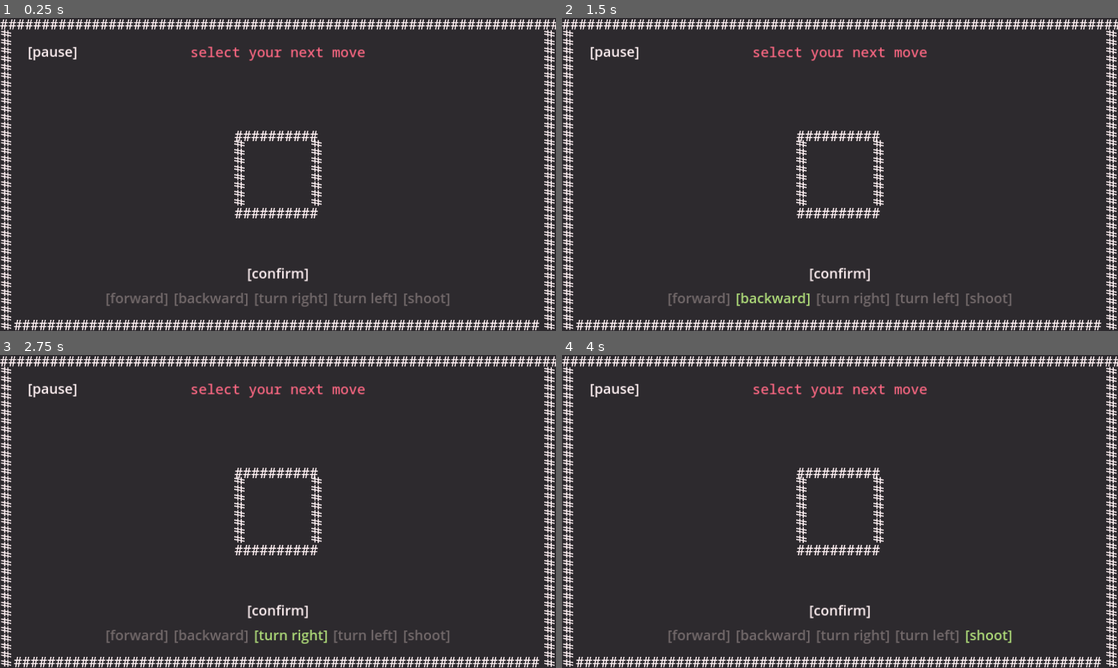
Above: before the commit, frames 1-4 (two rows, left to right).
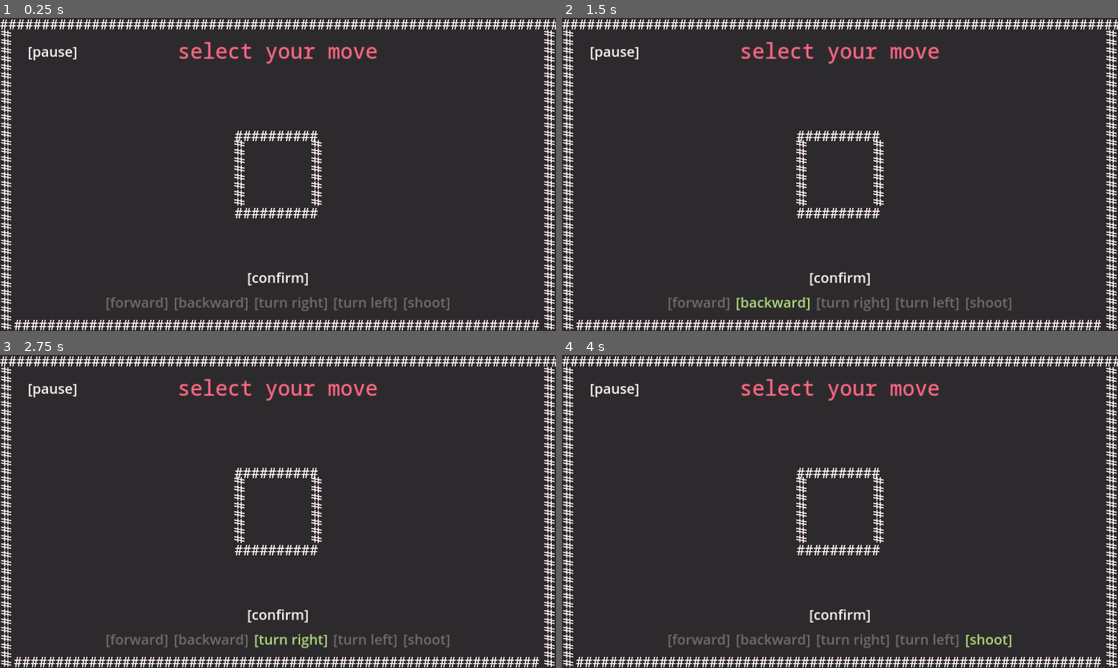
Above: after the commit, the same moments.

Repository: 4efk/new-mp-game
Game: Godot game, scene res://World/game.tscn
Two runs of this game, one before a commit and one after it. Both use one fixed random seed, a clock stepped at 60 frames per second and the inputs below. This scene is started directly instead of the project's main scene.
Inputs:
- Up to frame 1 (0.25 s): no input
- Up to frame 2 (1.5 s): click "[forward]" at 0.5 s; click "[backward]" at 1.25 s
- Up to frame 3 (2.75 s): click "[turn right]" at 2 s
- Up to frame 4 (4 s): click "[turn left]" at 2.75 s; click "[shoot]" at 3.5 s

The runs differ from the first frame. In frame 1, 2.2% of the frame differs, in the area x 19-81%, y 7-94%; in frame 2, 2.3%; in frame 3, 2.3%; in frame 4, 2.3%.
Error before the commit: Invalid access to property or key '1' on a base object of type 'Dictionary'. (res://World/game.gd:91)
Error after the commit: Invalid access to property or key '1' on a base object of type 'Dictionary'. (res://World/game.gd:94)

Commit message:
ingame UI work

Diff:
--- a/src/Player/player_winner.gd
+++ b/src/Player/player_winner.gd
@@ -2,5 +2,5 @@
 
 func _process(delta: float) -> void:
 	rotation += delta
-	global_position = get_viewport_rect().get_center()
-	global_position.y += 100
+	#global_position = Vector2(960, 700) #get_viewport_rect().get_center()
+	#global_position.y += 100
--- a/src/World/game.gd
+++ b/src/World/game.gd
@@ -9,16 +9,19 @@
 @onready var bullets: Node = $Bullets
 
 @onready var move_timer: Timer = $MoveTimer
-@onready var move_options_buttons: HBoxContainer = $Ui/SelectMove/VBoxContainer/MoveOptions
-@onready var selected_move_label: Label = $Ui/SelectedMove/SelectedMove
-@onready var select_move_ui: Control = $Ui/SelectMove
-@onready var spectating_info_ui: Control = $Ui/SpectatingInfo
+@onready var move_options_buttons: HBoxContainer = $UI/SelectMove/VBoxContainer/VBoxContainer/MoveOptions
+@onready var selected_move_label: Label = $UI/SelectedMove/SelectedMove
+@onready var select_move_ui: Control = $UI/SelectMove
+@onready var spectating_info_ui: Control = $UI/SpectatingInfo
 @onready var game_over_screen_timer: Timer = $GameOverScreenTimer
-@onready var game_over_ui: Control = $Ui/GameOver
-@onready var go_round_count: Label = $Ui/GameOver/RoundCount
+@onready var game_over_ui: Control = $UI/GameOver
+@onready var go_round_count: Label = $UI/GameOver/VBoxContainer/RoundCount
+@onready var go_winner_player: CharacterBody2D = $WinnerPlayer
+@onready var go_winner_label: Label = $UI/GameOver/VBoxContainer/WinnerLabel
+@onready var go_draw_label: Label = $UI/GameOver/VBoxContainer/DrawLabel
 
-@onready var pause_button: Button = $Ui/PauseButton
-@onready var pause_menu_ui: Control = $Ui/PauseMenu
+@onready var pause_button: Button = $UI/PauseButton
+@onready var pause_menu_ui: Control = $UI/PauseMenu
 
 @onready var game_music_player: AudioStreamPlayer = $GameMusic
 
@@ -114,6 +117,7 @@
 	select_move_ui.hide()
 	spectating_info_ui.hide()
 	selected_move_label.get_parent().hide()
+	pause_button.hide()
 	game_over_ui.show()
 	$Borders.hide()
 	go_round_count.text = 'turns: ' + str(current_round)
@@ -122,11 +126,12 @@
 		if Networking.connected_players[player]['alive']:
 			winner = player
 	if winner:
-		game_over_ui.get_node('Winner').show()
-		game_over_ui.get_node('Winner/WinnerPlayer').get_node('CustomLetter').text = Networking.connected_players[winner]['custom_letter']
-		game_over_ui.get_node('Winner/WinnerPlayer').modulate = GlobalScript.PLAYER_COLORS[Networking.connected_players[winner]['color']]
+		go_winner_label.show()
+		go_winner_player.show()
+		go_winner_player.get_node('CustomLetter').text = Networking.connected_players[winner]['custom_letter']
+		go_winner_player.modulate = GlobalScript.PLAYER_COLORS[Networking.connected_players[winner]['color']]
 	else:
-		game_over_ui.get_node('Draw').show()
+		go_draw_label.show()
 	game_over_screen_timer.start()
 
 # move select buttons
--- a/src/World/game.tscn
+++ b/src/World/game.tscn
@@ -22,9 +22,9 @@
 offset = Vector2(960, 540)
 zoom = Vector2(0.667, 0.667)
 
-[node name="Ui" type="CanvasLayer" parent="."]
-
-[node name="SelectMove" type="Control" parent="Ui"]
+[node name="UI" type="CanvasLayer" parent="."]
+
+[node name="SelectMove" type="Control" parent="UI"]
 layout_mode = 3
 anchors_preset = 15
 anchor_right = 1.0
@@ -32,35 +32,41 @@
 grow_horizontal = 2
 grow_vertical = 2
 
-[node name="Title" type="Label" parent="Ui/SelectMove"]
-custom_minimum_size = Vector2(0, 100)
-layout_mode = 1
-anchors_preset = 10
-anchor_right = 1.0
-offset_bottom = 23.0
-grow_horizontal = 2
+[node name="VBoxContainer" type="VBoxContainer" parent="UI/SelectMove"]
+layout_mode = 1
+anchors_preset = 15
+anchor_right = 1.0
+anchor_bottom = 1.0
+grow_horizontal = 2
+grow_vertical = 2
+
+[node name="Title" type="Label" parent="UI/SelectMove/VBoxContainer"]
+custom_minimum_size = Vector2(0, 150)
+layout_mode = 2
 theme_override_colors/font_color = Color(0.992157, 0.407843, 0.513726, 1)
-theme_override_fonts/font = ExtResource("2_2mgga")
-theme_override_font_sizes/font_size = 32
-text = "select your next move"
-horizontal_alignment = 1
-vertical_alignment = 2
-
-[node name="VBoxContainer" type="VBoxContainer" parent="Ui/SelectMove"]
-layout_mode = 1
-anchors_preset = 15
-anchor_right = 1.0
-anchor_bottom = 1.0
-offset_bottom = -50.0
-grow_horizontal = 2
-grow_vertical = 2
-alignment = 2
-
-[node name="ConfirmMove" type="HBoxContainer" parent="Ui/SelectMove/VBoxContainer"]
-layout_mode = 2
+theme_override_colors/font_outline_color = Color(0.176471, 0.164706, 0.180392, 1)
+theme_override_constants/outline_size = 32
+theme_override_fonts/font = ExtResource("2_2mgga")
+theme_override_font_sizes/font_size = 48
+text = "select your move"
+horizontal_alignment = 1
+vertical_alignment = 1
+
+[node name="Spacer" type="Control" parent="UI/SelectMove/VBoxContainer"]
+layout_mode = 2
+size_flags_vertical = 3
+
+[node name="VBoxContainer" type="VBoxContainer" parent="UI/SelectMove/VBoxContainer"]
+custom_minimum_size = Vector2(0, 150)
+layout_mode = 2
+
+[node name="ConfirmMove" type="HBoxContainer" parent="UI/SelectMove/VBoxContainer/VBoxContainer"]
+layout_mode = 2
+size_flags_horizontal = 5
+size_flags_vertical = 4
 alignment = 1
 
-[node name="MoveConfirmButton" type="Button" parent="Ui/SelectMove/VBoxContainer/ConfirmMove"]
+[node name="MoveConfirmButton" type="Button" parent="UI/SelectMove/VBoxContainer/VBoxContainer/ConfirmMove"]
 layout_mode = 2
 focus_mode = 0
 theme_override_colors/font_hover_color = Color(0.521569, 0.854902, 0.8, 1)
@@ -69,11 +75,24 @@
 text = "[confirm]"
 flat = true
 
-[node name="MoveOptions" type="HBoxContainer" parent="Ui/SelectMove/VBoxContainer"]
-layout_mode = 2
+[node name="ButtonBackground" type="ColorRect" parent="UI/SelectMove/VBoxContainer/VBoxContainer/ConfirmMove/MoveConfirmButton"]
+show_behind_parent = true
+layout_mode = 1
+anchors_preset = 15
+anchor_right = 1.0
+anchor_bottom = 1.0
+grow_horizontal = 2
+grow_vertical = 2
+mouse_filter = 2
+color = Color(0.176471, 0.164706, 0.180392, 1)
+
+[node name="MoveOptions" type="HBoxContainer" parent="UI/SelectMove/VBoxContainer/VBoxContainer"]
+layout_mode = 2
+size_flags_horizontal = 5
+size_flags_vertical = 4
 alignment = 1
 
-[node name="MoveButton0" type="Button" parent="Ui/SelectMove/VBoxContainer/MoveOptions"]
+[node name="MoveButton0" type="Button" parent="UI/SelectMove/VBoxContainer/VBoxContainer/MoveOptions"]
 layout_mode = 2
 focus_mode = 0
 theme_override_colors/font_hover_color = Color(0.521569, 0.854902, 0.8, 1)
@@ -84,7 +103,18 @@
 text = "[forward]"
 flat = true
 
-[node name="MoveButton1" type="Button" parent="Ui/SelectMove/VBoxContainer/MoveOptions"]
+[node name="ButtonBackground" type="ColorRect" parent="UI/SelectMove/VBoxContainer/VBoxContainer/MoveOptions/MoveButton0"]
+show_behind_parent = true
+layout_mode = 1
+anchors_preset = 15
+anchor_right = 1.0
+anchor_bottom = 1.0
+grow_horizontal = 2
+grow_vertical = 2
+mouse_filter = 2
+color = Color(0.176471, 0.164706, 0.180392, 1)
+
+[node name="MoveButton1" type="Button" parent="UI/SelectMove/VBoxContainer/VBoxContainer/MoveOptions"]
 layout_mode = 2
 focus_mode = 0
 theme_override_colors/font_hover_color = Color(0.521569, 0.854902, 0.8, 1)
@@ -95,7 +125,18 @@
 text = "[backward]"
 flat = true
 
-[node name="MoveButton2" type="Button" parent="Ui/SelectMove/VBoxContainer/MoveOptions"]
+[node name="ButtonBackground" type="ColorRect" parent="UI/SelectMove/VBoxContainer/VBoxContainer/MoveOptions/MoveButton1"]
+show_behind_parent = true
+layout_mode = 1
+anchors_preset = 15
+anchor_right = 1.0
+anchor_bottom = 1.0
+grow_horizontal = 2
+grow_vertical = 2
+mouse_filter = 2
+color = Color(0.176471, 0.164706, 0.180392, 1)
+
+[node name="MoveButton2" type="Button" parent="UI/SelectMove/VBoxContainer/VBoxContainer/MoveOptions"]
 layout_mode = 2
 focus_mode = 0
 theme_override_colors/font_hover_color = Color(0.521569, 0.854902, 0.8, 1)
@@ -106,7 +147,18 @@
 text = "[turn right]"
 flat = true
 
-[node name="MoveButton3" type="Button" parent="Ui/SelectMove/VBoxContainer/MoveOptions"]
+[node name="ButtonBackground" type="ColorRect" parent="UI/SelectMove/VBoxContainer/VBoxContainer/MoveOptions/MoveButton2"]
+show_behind_parent = true
+layout_mode = 1
+anchors_preset = 15
+anchor_right = 1.0
+anchor_bottom = 1.0
+grow_horizontal = 2
+grow_vertical = 2
+mouse_filter = 2
+color = Color(0.176471, 0.164706, 0.180392, 1)
+
+[node name="MoveButton3" type="Button" parent="UI/SelectMove/VBoxContainer/VBoxContainer/MoveOptions"]
 layout_mode = 2
 focus_mode = 0
 theme_override_colors/font_hover_color = Color(0.521569, 0.854902, 0.8, 1)
@@ -117,7 +169,18 @@
 text = "[turn left]"
 flat = true
 
-[node name="MoveButton4" type="Button" parent="Ui/SelectMove/VBoxContainer/MoveOptions"]
+[node name="ButtonBackground" type="ColorRect" parent="UI/SelectMove/VBoxContainer/VBoxContainer/MoveOptions/MoveButton3"]
+show_behind_parent = true
+layout_mode = 1
+anchors_preset = 15
+anchor_right = 1.0
+anchor_bottom = 1.0
+grow_horizontal = 2
+grow_vertical = 2
+mouse_filter = 2
+color = Color(0.176471, 0.164706, 0.180392, 1)
+
+[node name="MoveButton4" type="Button" parent="UI/SelectMove/VBoxContainer/VBoxContainer/MoveOptions"]
 layout_mode = 2
 focus_mode = 0
 theme_override_colors/font_hover_color = Color(0.521569, 0.854902, 0.8, 1)
@@ -128,7 +191,18 @@
 text = "[shoot]"
 flat = true
 
-[node name="SelectedMove" type="Control" parent="Ui"]
+[node name="ButtonBackground" type="ColorRect" parent="UI/SelectMove/VBoxContainer/VBoxContainer/MoveOptions/MoveButton4"]
+show_behind_parent = true
+layout_mode = 1
+anchors_preset = 15
+anchor_right = 1.0
+anchor_bottom = 1.0
+grow_horizontal = 2
+grow_vertical = 2
+mouse_filter = 2
+color = Color(0.176471, 0.164706, 0.180392, 1)
+
+[node name="SelectedMove" type="Control" parent="UI"]
 visible = false
 layout_mode = 3
 anchors_preset = 15
@@ -137,8 +211,8 @@
 grow_horizontal = 2
 grow_vertical = 2
 
-[node name="SelectedMove" type="Label" parent="Ui/SelectedMove"]
-custom_minimum_size = Vector2(0, 100)
+[node name="SelectedMove" type="Label" parent="UI/SelectedMove"]
+custom_minimum_size = Vector2(0, 150)
 layout_mode = 1
 anchors_preset = 12
 anchor_top = 1.0
@@ -148,12 +222,15 @@
 grow_horizontal = 2
 grow_vertical = 0
 theme_override_colors/font_color = Color(0.678431, 0.854902, 0.470588, 1)
+theme_override_colors/font_outline_color = Color(0.176471, 0.164706, 0.180392, 1)
+theme_override_constants/outline_size = 32
 theme_override_fonts/font = ExtResource("2_2mgga")
 theme_override_font_sizes/font_size = 32
 text = "selected move: "
 horizontal_alignment = 1
-
-[node name="SpectatingInfo" type="Control" parent="Ui"]
+vertical_alignment = 1
+
+[node name="SpectatingInfo" type="Control" parent="UI"]
 visible = false
 layout_mode = 3
 anchors_preset = 15
@@ -162,8 +239,8 @@
 grow_horizontal = 2
 grow_vertical = 2
 
-[node name="Label" type="Label" parent="Ui/SpectatingInfo"]
-custom_minimum_size = Vector2(0, 100)
+[node name="Label" type="Label" parent="UI/SpectatingInfo"]
+custom_minimum_size = Vector2(0, 150)
 layout_mode = 1
 anchors_preset = 12
 anchor_top = 1.0
@@ -173,12 +250,15 @@
 grow_horizontal = 2
 grow_vertical = 0
 theme_override_colors/font_color = Color(0.521569, 0.854902, 0.8, 1)
+theme_override_colors/font_outline_color = Color(0.176471, 0.164706, 0.180392, 1)
+theme_override_constants/outline_size = 32
 theme_override_fonts/font = ExtResource("2_2mgga")
 theme_override_font_sizes/font_size = 32
 text = "spectating"
 horizontal_alignment = 1
-
-[node name="GameOver" type="Control" parent="Ui"]
+vertical_alignment = 1
+
+[node name="GameOver" type="Control" parent="UI"]
 visible = false
 layout_mode = 3
 anchors_preset = 15
@@ -187,88 +267,56 @@
 grow_horizontal = 2
 grow_vertical = 2
 
-[node name="Title" type="Label" parent="Ui/GameOver"]
+[node name="VBoxContainer" type="VBoxContainer" parent="UI/GameOver"]
+layout_mode = 1
+anchors_preset = 15
+anchor_right = 1.0
+anchor_bottom = 1.0
+grow_horizontal = 2
+grow_vertical = 2
+
+[node name="Title" type="Label" parent="UI/GameOver/VBoxContainer"]
 custom_minimum_size = Vector2(0, 150)
-layout_mode = 1
-anchors_preset = 10
-anchor_right = 1.0
-offset_bottom = 23.0
-grow_horizontal = 2
+layout_mode = 2
 theme_override_colors/font_color = Color(0.992157, 0.407843, 0.513726, 1)
-theme_override_fonts/font = ExtResource("2_2mgga")
-theme_override_font_sizes/font_size = 32
+theme_override_colors/font_outline_color = Color(0.176471, 0.164706, 0.180392, 1)
+theme_override_constants/shadow_outline_size = 32
+theme_override_fonts/font = ExtResource("2_2mgga")
+theme_override_font_sizes/font_size = 48
 text = "game over!"
 horizontal_alignment = 1
+vertical_alignment = 1
+
+[node name="RoundCount" type="Label" parent="UI/GameOver/VBoxContainer"]
+layout_mode = 2
+theme_override_colors/font_color = Color(0.992157, 0.407843, 0.513726, 1)
+theme_override_fonts/font = ExtResource("2_2mgga")
+theme_override_font_sizes/font_size = 32
+text = "turns: 0"
+horizontal_alignment = 1
+vertical_alignment = 1
+
+[node name="WinnerLabel" type="Label" parent="UI/GameOver/VBoxContainer"]
+custom_minimum_size = Vector2(0, 75)
+layout_mode = 2
+theme_override_colors/font_color = Color(0.976471, 0.8, 0.423529, 1)
+theme_override_fonts/font = ExtResource("2_2mgga")
+theme_override_font_sizes/font_size = 32
+text = "winner:"
+horizontal_alignment = 1
 vertical_alignment = 2
 
-[node name="RoundCount" type="Label" parent="Ui/GameOver"]
-custom_minimum_size = Vector2(0, 200)
-layout_mode = 1
-anchors_preset = 10
-anchor_right = 1.0
-offset_bottom = 23.0
-grow_horizontal = 2
-theme_override_colors/font_color = Color(0.992157, 0.407843, 0.513726, 1)
-theme_override_fonts/font = ExtResource("2_2mgga")
-theme_override_font_sizes/font_size = 24
-text = "turns"
-horizontal_alignment = 1
-vertical_alignment = 2
-
-[node name="Winner" type="Control" parent="Ui/GameOver"]
+[node name="DrawLabel" type="Label" parent="UI/GameOver/VBoxContainer"]
 visible = false
-layout_mode = 1
-anchors_preset = 15
-anchor_right = 1.0
-anchor_bottom = 1.0
-grow_horizontal = 2
-grow_vertical = 2
-
-[node name="Label" type="Label" parent="Ui/GameOver/Winner"]
-custom_minimum_size = Vector2(0, 275)
-layout_mode = 1
-anchors_preset = 10
-anchor_right = 1.0
-offset_bottom = 23.0
-grow_horizontal = 2
+layout_mode = 2
 theme_override_colors/font_color = Color(0.976471, 0.8, 0.423529, 1)
 theme_override_fonts/font = ExtResource("2_2mgga")
 theme_override_font_sizes/font_size = 32
-text = "winner:"
-horizontal_alignment = 1
-vertical_alignment = 2
-
-[node name="WinnerPlayer" parent="Ui/GameOver/Winner" instance=ExtResource("3_2yun1")]
-position = Vector2(640, 360)
-collision_layer = 0
-collision_mask = 0
-script = ExtResource("4_083j5")
-
-[node name="Draw" type="Control" parent="Ui/GameOver"]
-visible = false
-layout_mode = 1
-anchors_preset = 15
-anchor_right = 1.0
-anchor_bottom = 1.0
-grow_horizontal = 2
-grow_vertical = 2
-
-[node name="Label" type="Label" parent="Ui/GameOver/Draw"]
-custom_minimum_size = Vector2(0, 300)
-layout_mode = 1
-anchors_preset = 15
-anchor_right = 1.0
-anchor_bottom = 1.0
-grow_horizontal = 2
-grow_vertical = 2
-theme_override_colors/font_color = Color(0.976471, 0.8, 0.423529, 1)
-theme_override_fonts/font = ExtResource("2_2mgga")
-theme_override_font_sizes/font_size = 32
 text = "draw."
 horizontal_alignment = 1
 vertical_alignment = 1
 
-[node name="PauseMenu" type="Control" parent="Ui"]
+[node name="PauseMenu" type="Control" parent="UI"]
 visible = false
 layout_mode = 3
 anchors_preset = 15
@@ -278,17 +326,17 @@
 grow_vertical = 2
 mouse_filter = 2
 
-[node name="ColorRect2" type="ColorRect" parent="Ui/PauseMenu"]
-layout_mode = 1
-anchors_preset = 15
-anchor_right = 1.0
-anchor_bottom = 1.0
-grow_horizontal = 2
-grow_vertical = 2
-mouse_filter = 2
-color = Color(0.176471, 0.164706, 0.180392, 1)
-
-[node name="Label" type="Label" parent="Ui/PauseMenu"]
+[node name="ColorRect2" type="ColorRect" parent="UI/PauseMenu"]
+layout_mode = 1
+anchors_preset = 15
+anchor_right = 1.0
+anchor_bottom = 1.0
+grow_horizontal = 2
+grow_vertical = 2
+mouse_filter = 2
+color = Color(0.176471, 0.164706, 0.180392, 1)
+
+[node name="Label" type="Label" parent="UI/PauseMenu"]
 layout_mode = 1
 anchors_preset = 5
 anchor_left = 0.5
@@ -304,7 +352,7 @@
 horizontal_alignment = 1
 vertical_alignment = 1
 
-[node name="VBoxContainer" type="VBoxContainer" parent="Ui/PauseMenu"]
+[node name="VBoxContainer" type="VBoxContainer" parent="UI/PauseMenu"]
 layout_mode = 1
 anchors_preset = 15
 anchor_right = 1.0
@@ -313,7 +361,7 @@
 grow_vertical = 2
 alignment = 1
 
-[node name="ResumeButton" type="Button" parent="Ui/PauseMenu/VBoxContainer"]
+[node name="ResumeButton" type="Button" parent="UI/PauseMenu/VBoxContainer"]
 layout_mode = 2
 focus_mode = 0
 theme_override_colors/font_hover_color = Color(0.521569, 0.854902, 0.8, 1)
@@ -323,7 +371,7 @@
 text = "[resume]"
 flat = true
 
-[node name="LeaveGameButton" type="Button" parent="Ui/PauseMenu/VBoxContainer"]
+[node name="LeaveGameButton" type="Button" parent="UI/PauseMenu/VBoxContainer"]
 layout_mode = 2
 focus_mode = 0
 theme_override_colors/font_hover_color = Color(0.521569, 0.854902, 0.8, 1)
@@ -333,7 +381,7 @@
 text = "[leave]"
 flat = true
 
-[node name="PauseButton" type="Button" parent="Ui"]
+[node name="PauseButton" type="Button" parent="UI"]
 offset_left = 60.0
 offset_top = 50.0
 offset_right = 154.0
@@ -347,7 +395,7 @@
 text = "[pause]"
 flat = true
 
-[node name="ButtonBackground" type="ColorRect" parent="Ui/PauseButton"]
+[node name="ButtonBackground" type="ColorRect" parent="UI/PauseButton"]
 show_behind_parent = true
 layout_mode = 1
 anchors_preset = 15
@@ -493,18 +541,26 @@
 wait_time = 7.0
 one_shot = true
 
+[node name="WinnerPlayer" parent="." instance=ExtResource("3_2yun1")]
+visible = false
+position = Vector2(960, 700)
+scale = Vector2(1.75, 1.75)
+collision_layer = 0
+collision_mask = 0
+script = ExtResource("4_083j5")
+
 [node name="GameMusic" type="AudioStreamPlayer" parent="."]
 stream = ExtResource("5_gggvv")
 volume_db = -5.0
 bus = &"Music"
 
-[connection signal="pressed" from="Ui/SelectMove/VBoxContainer/ConfirmMove/MoveConfirmButton" to="." method="_on_move_confirm_button_pressed"]
-[connection signal="pressed" from="Ui/SelectMove/VBoxContainer/MoveOptions/MoveButton0" to="." method="_on_move_button_pressed"]
-[connection signal="pressed" from="Ui/SelectMove/VBoxContainer/MoveOptions/MoveButton1" to="." method="_on_move_button_1_pressed"]
-[connection signal="pressed" from="Ui/SelectMove/VBoxContainer/MoveOptions/MoveButton2" to="." method="_on_move_button_2_pressed"]
-[connection signal="pressed" from="Ui/SelectMove/VBoxContainer/MoveOptions/MoveButton3" to="." method="_on_move_button_3_pressed"]
-[connection signal="pressed" from="Ui/SelectMove/VBoxContainer/MoveOptions/MoveButton4" to="." method="_on_move_button_4_pressed"]
-[connection signal="pressed" from="Ui/PauseMenu/VBoxContainer/ResumeButton" to="." method="_on_pause_button_pressed"]
-[connection signal="pressed" from="Ui/PauseMenu/VBoxContainer/LeaveGameButton" to="." method="_on_leave_game_button_pressed"]
-[connection signal="pressed" from="Ui/PauseButton" to="." method="_on_pause_button_pressed"]
+[connection signal="pressed" from="UI/SelectMove/VBoxContainer/VBoxContainer/ConfirmMove/MoveConfirmButton" to="." method="_on_move_confirm_button_pressed"]
+[connection signal="pressed" from="UI/SelectMove/VBoxContainer/VBoxContainer/MoveOptions/MoveButton0" to="." method="_on_move_button_pressed"]
+[connection signal="pressed" from="UI/SelectMove/VBoxContainer/VBoxContainer/MoveOptions/MoveButton1" to="." method="_on_move_button_1_pressed"]
+[connection signal="pressed" from="UI/SelectMove/VBoxContainer/VBoxContainer/MoveOptions/MoveButton2" to="." method="_on_move_button_2_pressed"]
+[connection signal="pressed" from="UI/SelectMove/VBoxContainer/VBoxContainer/MoveOptions/MoveButton3" to="." method="_on_move_button_3_pressed"]
+[connection signal="pressed" from="UI/SelectMove/VBoxContainer/VBoxContainer/MoveOptions/MoveButton4" to="." method="_on_move_button_4_pressed"]
+[connection signal="pressed" from="UI/PauseMenu/VBoxContainer/ResumeButton" to="." method="_on_pause_button_pressed"]
+[connection signal="pressed" from="UI/PauseMenu/VBoxContainer/LeaveGameButton" to="." method="_on_leave_game_button_pressed"]
+[connection signal="pressed" from="UI/PauseButton" to="." method="_on_pause_button_pressed"]
 [connection signal="timeout" from="GameOverScreenTimer" to="." method="_on_game_over_screen_timer_timeout"]
--- a/src/default_bus_layout.tres
+++ b/src/default_bus_layout.tres
@@ -1,6 +1,7 @@
 [gd_resource type="AudioBusLayout" format=3 uid="uid://fiipxyj1fsts"]
 
 [resource]
+bus/0/mute = true
 bus/1/name = &"SFX"
 bus/1/solo = false
 bus/1/mute = false
